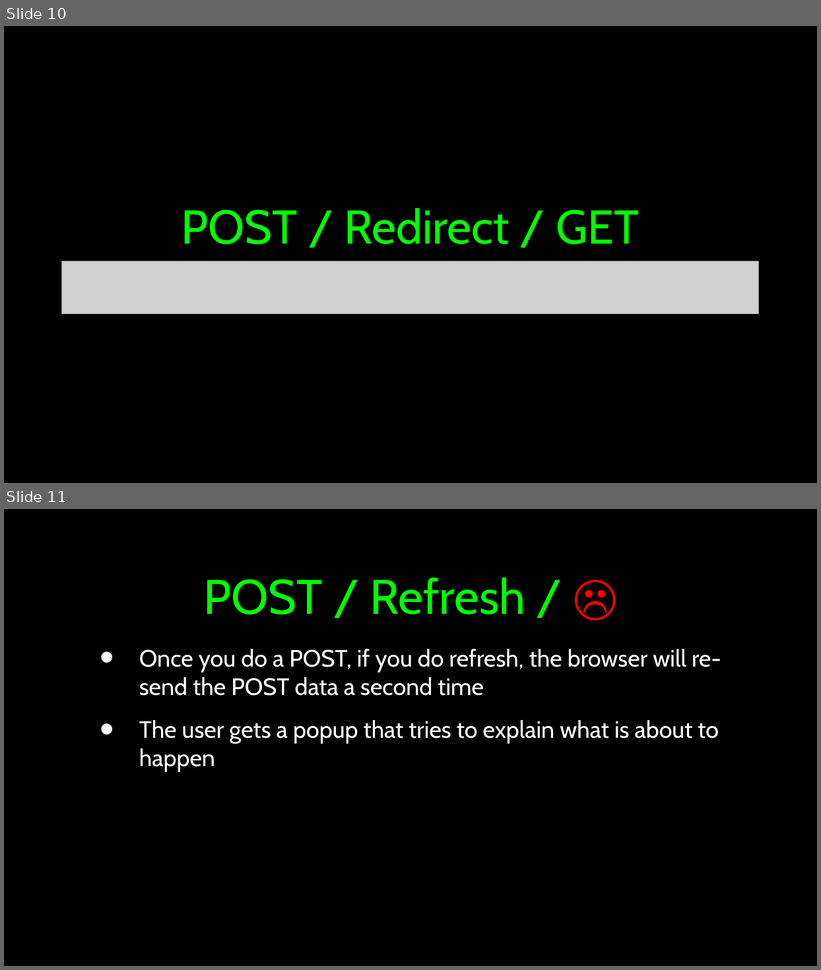
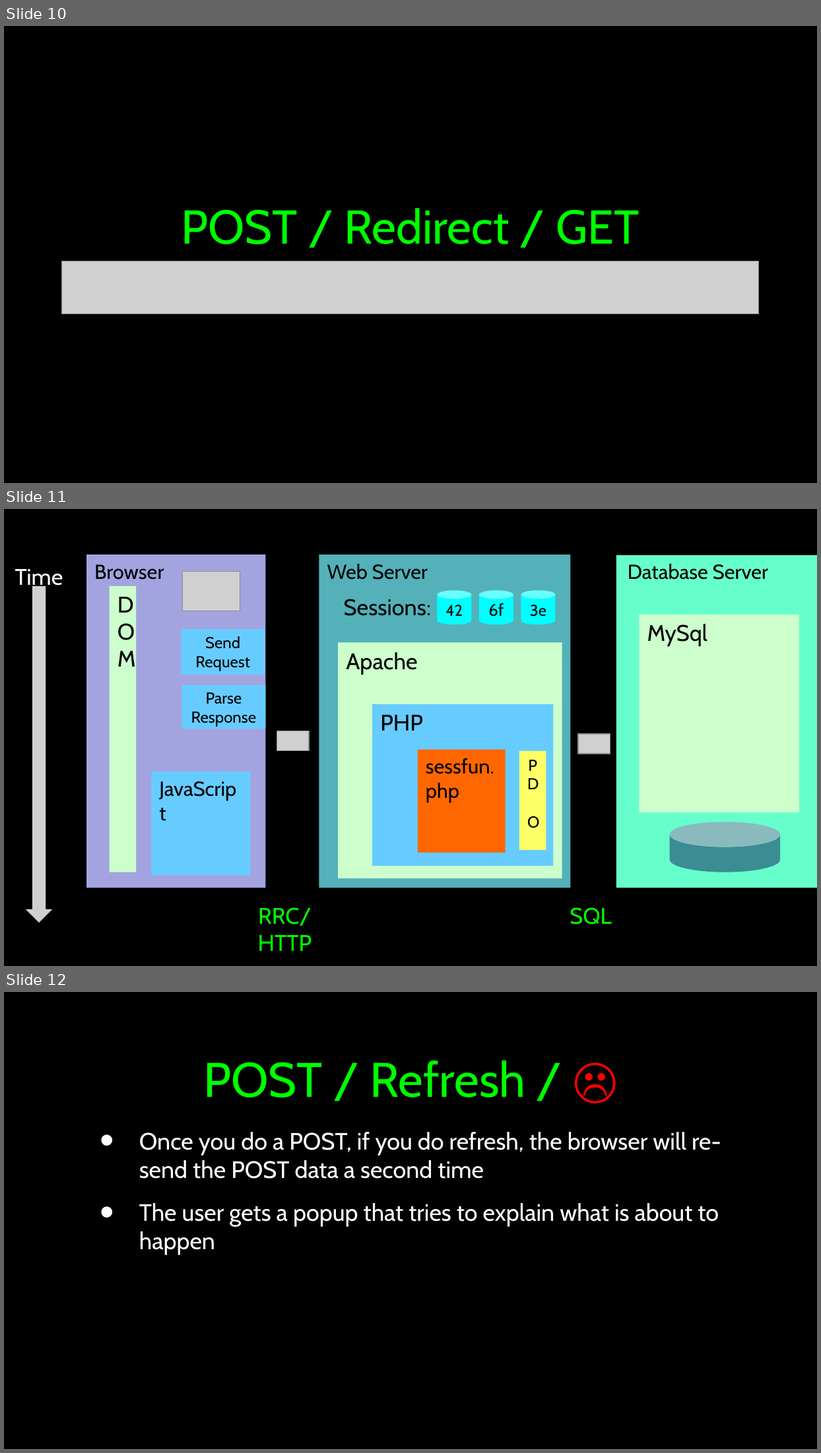
Before and after one commit to csev/wa4e, a slide deck: lectures/PHP-08-POST-Redirect-Authn.ppt. Shown one above the other, each under a label of ours: slides 10 and 11 before the commit, slides 10, 11 and 12 after it. The pictures are 821x970 and 821x1453 pixels, drawn with LibreOffice and Linux fonts; fonts in the diff are those of the drawing; grey boxes stand for pictures. Boxes give left, top, right and bottom in pixels: in the first picture for what was removed or moved away, otherwise in the second. Text is boxed around its words. In the diff, an @@ line names an element or a change of style, - is before the commit and + after.

```diff
--- a/lectures/PHP-08-POST-Redirect-Authn.ppt
+++ b/lectures/PHP-08-POST-Redirect-Authn.ppt
@@ slide 11 added at (4,509,817,966), background #000000; not listed: 2 template elements that a slide beside it also shows @@
@@ rectangle added at (87,555,266,888), fill #A3A3E0, 18 pt, text #000000 @@
+Browser
@@ rectangle added at (319,555,571,888), fill #54B1B9, 18 pt, text #000000 @@
+Web Server
@@ rectangle added at (616,555,817,889), fill #66FFCC @@
@@ text added at (628,564,768,580), 18 pt, text #000000 @@
+Database Server
@@ text added at (15,569,63,590), 20 pt, text #FFFFFF @@
+Time
@@ picture added at (26,586,53,923) @@
@@ rectangle added at (110,586,137,873), fill #CCFFCC, 20 pt, text #000000 @@
+D
+OM
@@ picture added at (183,572,241,611) @@
@@ text added at (344,599,431,616), 20 pt, text #000000 @@
+Sessions:
@@ cylinder added at (438,590,471,625), fill #00FFFF, 13.9 pt, text #000000 @@
+42
@@ cylinder added at (479,590,513,625), fill #00FFFF, 15 pt, text #000000 @@
+6f
@@ cylinder added at (521,590,555,625), fill #00FFFF, 13.9 pt, text #000000 @@
+3e
@@ rectangle added at (639,615,799,813), fill #CCFFCC, 20 pt, text #000000 @@
+MySql
@@ rectangle added at (182,629,265,675), fill #66CCFF, 14 pt, text #000000 @@
+Send
+Request
@@ rectangle added at (338,642,562,878), fill #CCFFCC, 20 pt, text #000000 @@
+Apache
@@ rectangle added at (182,685,266,729), fill #66CCFF, 14 pt, text #000000 @@
+Parse
+Response
@@ rectangle added at (372,704,554,866), fill #66CCFF, 20 pt, text #000000 @@
+PHP
@@ picture added at (277,731,309,751) @@
@@ picture added at (578,734,610,754) @@
@@ rectangle added at (418,750,506,853), fill #FF6600, 18 pt, text #000000 @@
+sessfun.php
@@ rectangle added at (519,751,547,850), fill #FFFF66, 14 pt, text #000000 @@
+P
+D
+O
@@ rectangle added at (151,772,250,876), fill #66CCFF, 18 pt, text #000000 @@
+JavaScript
@@ cylinder added at (670,822,781,873), fill #3C8C93 @@
@@ text added at (258,908,312,951), 20 pt, text #00FF00 @@
+RRC/HTTP
@@ text added at (570,908,611,925), 20 pt, text #00FF00 @@
+SQL
@@ what was slide 11 is now slide 12 @@
```
Also in this commit, not shown: 2 other files.
